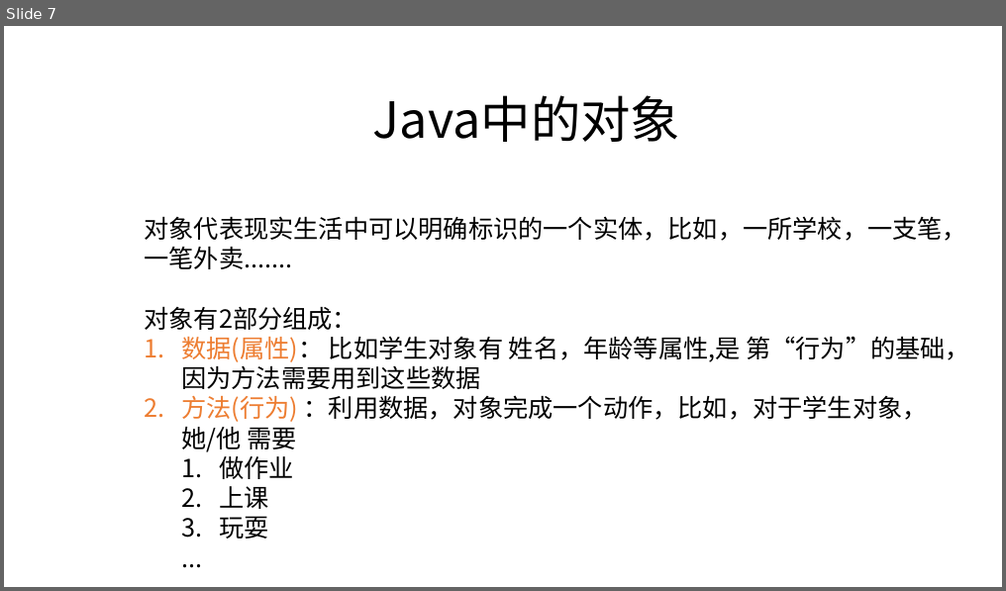
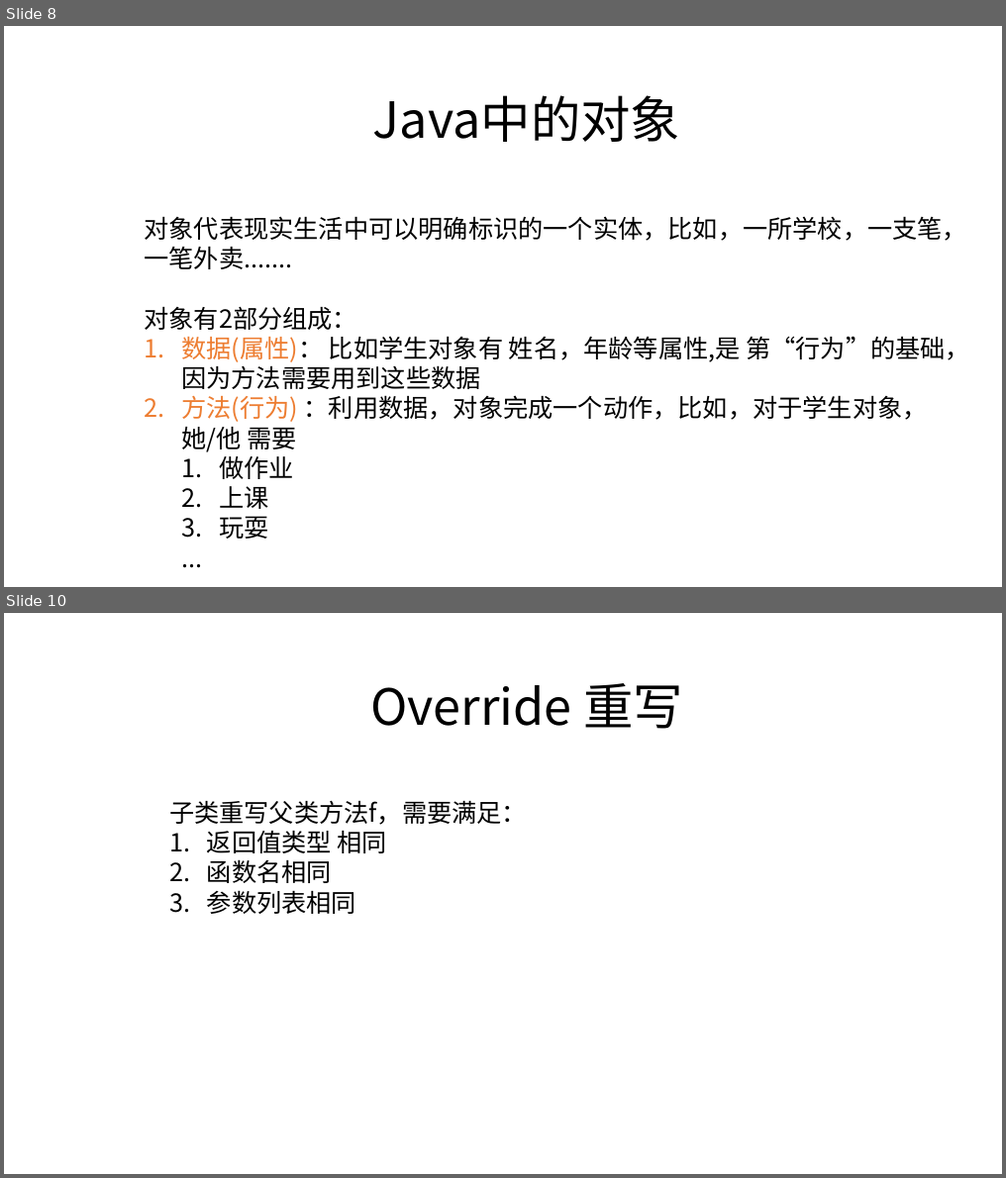
Before and after one commit to zjyesir/hmc_java_1, a slide deck: ppt/11.继承.pptx. Shown one above the other, each under a label of ours: slide 7 before the commit, slides 8 and 10 after it; the slides between them are not shown. The pictures are 1006x591 and 1006x1178 pixels, drawn with LibreOffice and Linux fonts; fonts in the diff are those of the drawing; background and template pictures are left out. Boxes give left, top, right and bottom in pixels: in the first picture for what was removed or moved away, otherwise in the second. Text is boxed around its words. In the diff, an @@ line names an element or a change of style, - is before the commit and + after.

```diff
--- a/ppt/11.继承.pptx
+++ b/ppt/11.继承.pptx
@@ slide 10 added at [4,613,1002,1174], background picture (left out) @@
@@ text added at [370,683,683,729], 48 pt, text #000000 @@
+Override 重写
@@ text added at [169,800,527,914], 24 pt, text #000000 @@
+  子类重写父类方法f，需要满足：
+  1. 返回值类型 相同
+  2. 函数名相同
+  3. 参数列表相同
@@ what was slide 7 is now slide 8 @@
```
Also in this commit, not shown: 2 slides changed, 7 other slides added, 3 slides removed, 2 other files.
